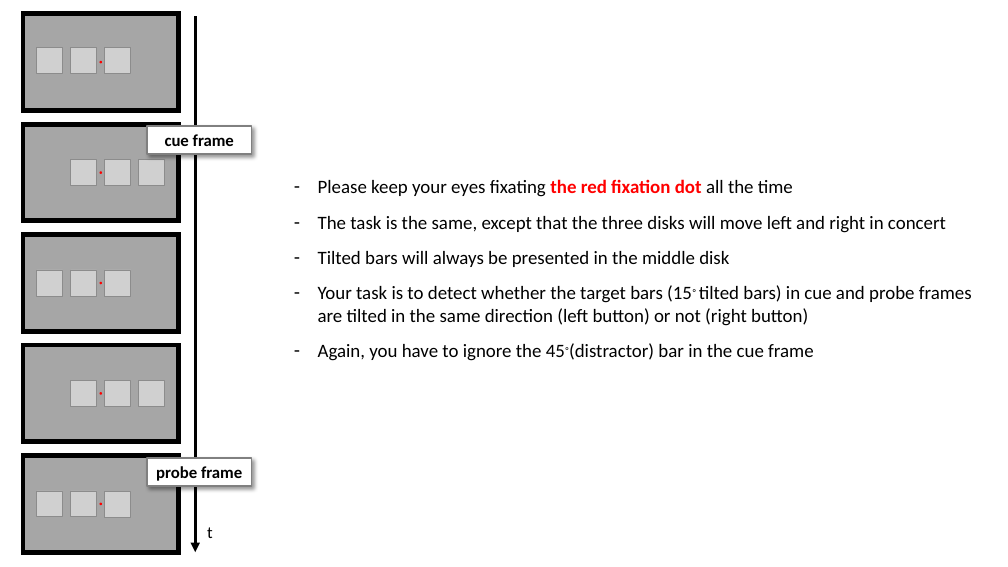
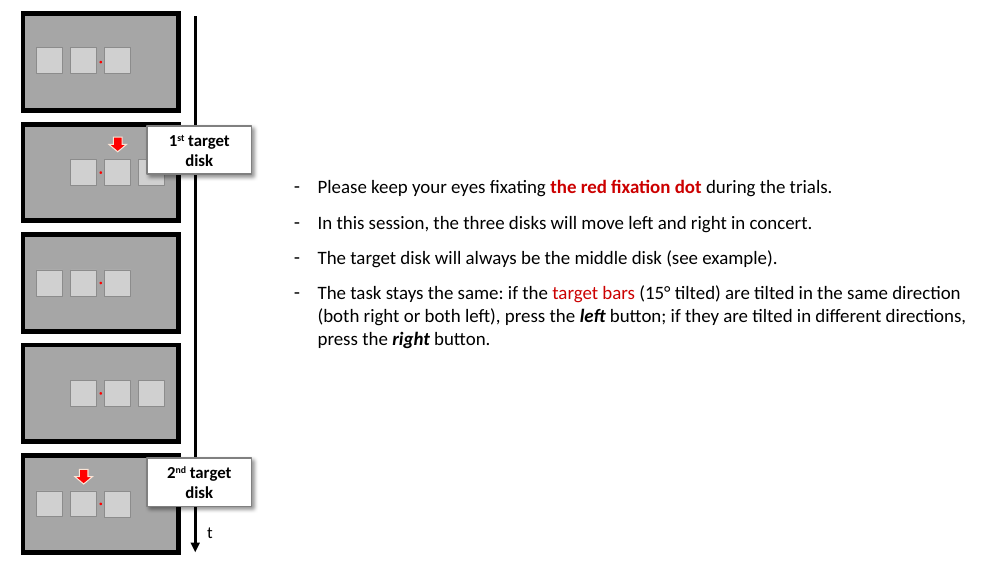
Before and after one commit to Ohyeon5/TPD_priority_map, a slide deck: slide 2 of Instructions/Instruction for observers_3disk_nonret.pptx. Drawn at 1008x567 pixels with LibreOffice and Linux fonts; fonts in the diff are those of the drawing; grey boxes stand for pictures. Boxes give left, top, right and bottom in pixels: in the first picture for what was removed or moved away, otherwise in the second. Text is boxed around its words. In the diff, an @@ line names an element or a change of style, - is before the commit and + after.

```diff
--- a/Instructions/Instruction for observers_3disk_nonret.pptx
+++ b/Instructions/Instruction for observers_3disk_nonret.pptx
@@ down arrow added at <box>109,137,126,151</box>, fill #FF0000, outline #FBE5D6 1 pt @@
@@ rectangle "1st target disk": place and size @@
-rectangle "1st target disk" at <box>147,126,252,154</box>
+rectangle "1st target disk" at <box>147,126,252,175</box>
@@ text in rectangle at <box>185,135,230,166</box>: text changed @@
-cue frame
+1st target disk
@@ text at <box>318,179,966,349</box>: text changed @@
-– Please keep your eyes fixating the red fixation dot all the time
-– The task is the same, except that the three disks will move left and right in concert
-– Tilted bars will always be presented in the middle disk
-– Your task is to detect whether the target bars (15◦ tilted bars) in cue and probe frames are tilted in the same direction (left button) or not (right button)
-– Again, you have to ignore the 45◦(distractor) bar in the cue frame
+– Please keep your eyes fixating the red fixation dot during the trials.
+– In this session, the three disks will move left and right in concert.
+– The target disk will always be the middle disk (see example).
+– The task stays the same: if the target bars (15° tilted) are tilted in the same direction (both right or both left), press the left button; if they are tilted in different directions, press the right button.
@@ down arrow added at <box>75,470,92,484</box>, fill #FF0000, outline #FBE5D6 1 pt @@
@@ rectangle "2nd target disk": place and size @@
-rectangle "2nd target disk" at <box>147,458,252,486</box>
+rectangle "2nd target disk" at <box>147,458,252,507</box>
@@ text in rectangle at <box>185,467,232,498</box>: text changed @@
-probe frame
+2nd target disk
```
Also in this commit, not shown: 4 other files.
